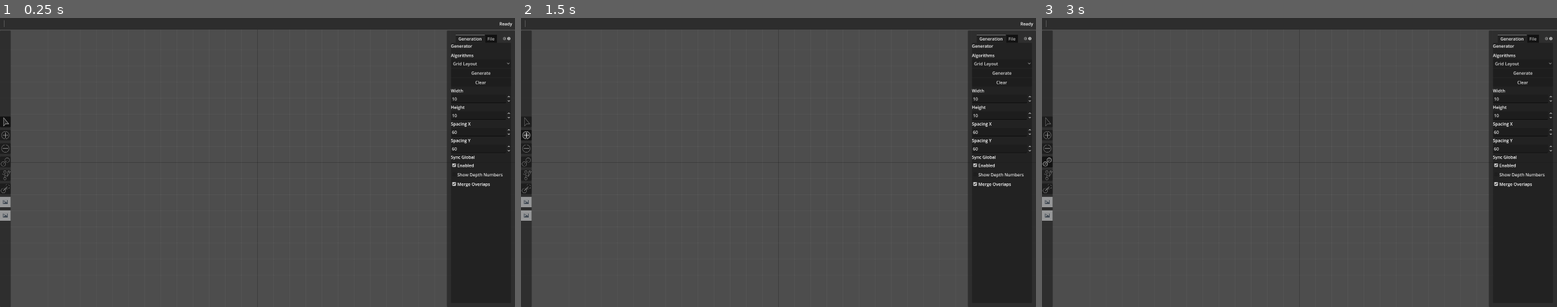
Above: before the commit, frames 1-3 (left to right).
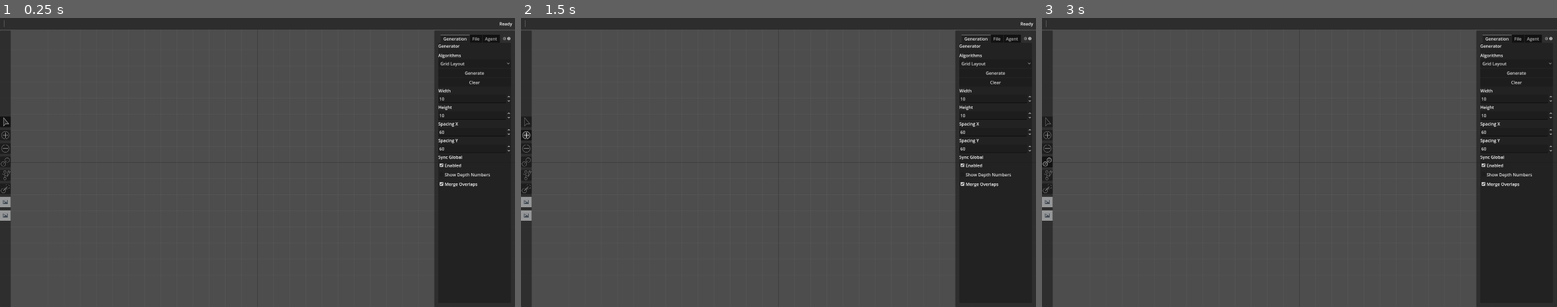
Above: after the commit, the same moments.

Repository: Code-SorceryLab/Procedural-Graph-Tools
Game: Godot game, scene res://scenes/game_player.tscn
Same seed, same stepped clock (60 frames per second), same inputs: the game is played once before the commit and once after it.
Inputs (mouse positions are in pixels of both pictures, inside the frame that each line leads up to):
- Up to frame 1 (0.25 s): no input
- Up to frame 2 (1.5 s): click (526, 122) at 0.5 s; click (526, 136) at 1.27 s
- Up to frame 3 (3 s): click (1047, 148) at 2.02 s; click (1047, 162) at 2.77 s

The runs differ from the first frame. In frame 1, 2.9% of the frame differs, in the area x 84-98%, y 4-100%; in frame 2, 2.9%; in frame 3, 2.9%.

Commit message:
Speed Input

Diff:
--- a/graph-tools/scenes/game_player.tscn
+++ b/graph-tools/scenes/game_player.tscn
@@ -39,7 +39,7 @@
 confirm_discard = NodePath("../UI/MainLayout/Workspace/Sidebar/Margin/TabContainer/File/ConfirmDiscard")
 settings_window = NodePath("../UI/SettingsWindow")
 
-[node name="AgentController" type="Node" parent="." node_paths=PackedStringArray("graph_editor", "roster_list", "behavior_settings_box", "btn_step", "btn_play", "btn_reset", "lbl_stats")]
+[node name="AgentController" type="Node" parent="." node_paths=PackedStringArray("graph_editor", "roster_list", "behavior_settings_box", "btn_step", "btn_play", "btn_reset", "lbl_stats", "sb_speed")]
 script = ExtResource("4_5u163")
 graph_editor = NodePath("../GraphEditor")
 roster_list = NodePath("../UI/MainLayout/Workspace/Sidebar/Margin/TabContainer/Agent/AgentPadding/MainVBox/RosterPanel/RosterList")
@@ -48,6 +48,7 @@
 btn_play = NodePath("../UI/MainLayout/Workspace/Sidebar/Margin/TabContainer/Agent/AgentPadding/MainVBox/SimulationPanel/SimHBox/BtnPlay")
 btn_reset = NodePath("../UI/MainLayout/Workspace/Sidebar/Margin/TabContainer/Agent/AgentPadding/MainVBox/SimulationPanel/SimHBox/BtnReset")
 lbl_stats = NodePath("../UI/MainLayout/Workspace/Sidebar/Margin/TabContainer/Agent/AgentPadding/MainVBox/LblStats")
+sb_speed = NodePath("../UI/MainLayout/Workspace/Sidebar/Margin/TabContainer/Agent/AgentPadding/MainVBox/SimulationPanel/SimHBox/SbSpeed")
 
 [node name="InspectorController" type="Node" parent="." node_paths=PackedStringArray("graph_editor", "strategy_controll …(382 unchanged characters)…
 script = ExtResource("5_5u163")
@@ -292,6 +293,14 @@
 size_flags_horizontal = 3
 text = "Reset"
 
+[node name="SbSpeed" type="SpinBox" parent="UI/MainLayout/Workspace/Sidebar/Margin/TabContainer/Agent/AgentPadding/MainVBox/SimulationPanel/SimHBox"]
+layout_mode = 2
+size_flags_horizontal = 3
+tooltip_text = "Simulation Speed (Ticks Per Second)"
+max_value = 60.0
+value = 10.0
+suffix = "tps"
+
 [node name="RosterPanel" type="ScrollContainer" parent="UI/MainLayout/Workspace/Sidebar/Margin/TabContainer/Agent/AgentPadding/MainVBox"]
 layout_mode = 2
 size_flags_vertical = 3
--- a/graph-tools/scripts/controllers/agent_controller.gd
+++ b/graph-tools/scripts/controllers/agent_controller.gd
@@ -6,12 +6,13 @@
 @export var graph_editor: GraphEditor
 
 @export_group("UI Nodes")
-@export var roster_list: VBoxContainer        # The VBox inside the ScrollContainer
-@export var behavior_settings_box: Control    # The VBox inside the Bottom Panel
+@export var roster_list: VBoxContainer		# The VBox inside the ScrollContainer
+@export var behavior_settings_box: Control	# The VBox inside the Bottom Panel
 @export var btn_step: Button
 @export var btn_play: Button
 @export var btn_reset: Button
 @export var lbl_stats: Label
+@export var sb_speed: SpinBox
 
 # --- STATE ---
 var _roster_map: Dictionary = {}  # agent_id -> Control
@@ -22,6 +23,12 @@
 var play_timer: float = 0.0
 var play_speed: float = 0.1 # Seconds per tick (0.1 = 10 ticks/sec)
 
+# [NEW] Simulation Parameters (Passed to the engine)
+var sim_params: Dictionary = {
+	"merge_overlaps": true,
+	"grid_spacing": GraphSettings.GRID_SPACING
+}
+
 func _ready() -> void:
 	# 1. Listen for Graph Changes
 	graph_editor.graph_modified.connect(_on_graph_modified)
@@ -34,7 +41,6 @@
 	if btn_step: btn_step.pressed.connect(_on_step_pressed)
 	if btn_reset: btn_reset.pressed.connect(_on_reset_pressed)
 
-	# [UPDATED] Play Button is now a Toggle
 	if btn_play:
 		btn_play.toggle_mode = true
 		btn_play.toggled.connect(_on_play_toggled)
@@ -42,6 +48,12 @@
 		if btn_play.pressed.is_connected(_on_play_pressed):
 			btn_play.pressed.disconnect(_on_play_pressed)
 
+	# Connect Speed Control
+	if sb_speed:
+		sb_speed.value_changed.connect(_on_speed_changed)
+		# Set initial value
+		_on_speed_changed(sb_speed.value)
+
 	# 3. Build Initial UI
 	_full_roster_rebuild()
 	_build_behavior_ui()
@@ -52,8 +64,27 @@
 
 	play_timer -= delta
 	if play_timer <= 0:
+		play_timer = play_speed # Reset timer using the current speed
+		_perform_step()
+
+# [UPDATED] Speed Handler with Instant Feedback
+func _on_speed_changed(value: float) -> void:
+	# 1. Capture the old speed to check if we are speeding up
+	var old_delay = play_speed
+
+	# 2. Update the CORRECT variable (play_speed)
+	# Convert TPS (Ticks Per Second) to Delay (Seconds)
+	if value > 0:
+		play_speed = 1.0 / value
+	else:
+		# If user types 0, default to 1 second per tick (Slow)
+		play_speed = 1.0
+
+	# 3. Impatience Check
+	# If we sped up (delay got smaller) and the timer is waiting too long,
+	# cut the wait short so the user sees the speed change instantly.
+	if play_speed < old_delay and play_timer > play_speed:
 		play_timer = play_speed
-		_perform_step()
 
 # ==============================================================================
 # 1. ROSTER LOGIC (Custom UI)
@@ -217,40 +248,42 @@
 	var sim = graph_editor.simulation
 	if not sim: return
 
-	# [UPDATED] Receive the command batch
+	# [UPDATED] We could pass sim_params here if we update Simulation.step() signature later
 	var cmd = sim.step()
 
 	if cmd:
-		# Commit to History (Enables Undo!)
 		graph_editor._commit_command(cmd)
-		# UI updates via _on_graph_modified -> _full_roster_rebuild
-		# BUT we call refresh here too for immediate visual feedback on stats
 		_update_stats()
 		_refresh_roster_status()
 	else:
-		# Simulation stalled or finished
-		print("Simulation Finished (or no changes).")
 		if btn_play: btn_play.button_pressed = false
-
-		# Still update stats in case something stalled cleanly
 		_update_stats()
 		_refresh_roster_status()
 
 # [UPDATED] Replaces stub with proper Toggle logic
 func _on_play_toggled(toggled_on: bool) -> void:
 	is_playing = toggled_on
-	if btn_play:
-		btn_play.text = "Pause" if toggled_on else "Play"
+	if btn_play: btn_play.text = "Pause" if toggled_on else "Play"
 
 # Deprecated Stub - Removed/Disconnected in _ready
 func _on_play_pressed() -> void:
 	pass
 
+# [UPDATED] Reset Handler
 func _on_reset_pressed() -> void:
-	# Stop playing
 	if btn_play: btn_play.button_pressed = false
 
 	if graph_editor.simulation:
+		# 1. Reset Logic
 		graph_editor.simulation.reset_state()
-		graph_editor.queue_redraw()
+
+		# 2. Reset Visuals (The Fix)
+		# We must talk to the RENDERER, not just the editor root
+		if graph_editor.renderer:
+			graph_editor.renderer.queue_redraw()
+		else:
+			# Fallback if renderer isn't exposed directly
+			graph_editor.queue_redraw()
+
+		# 3. Reset UI
 		_full_roster_rebuild()
